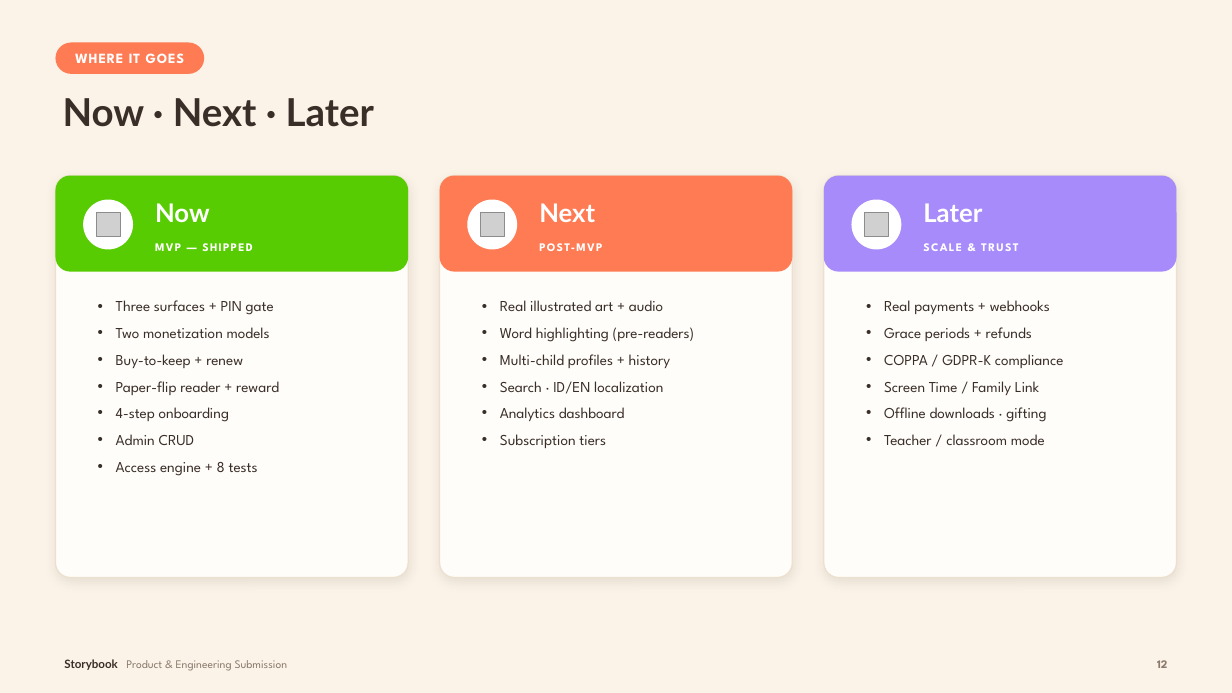
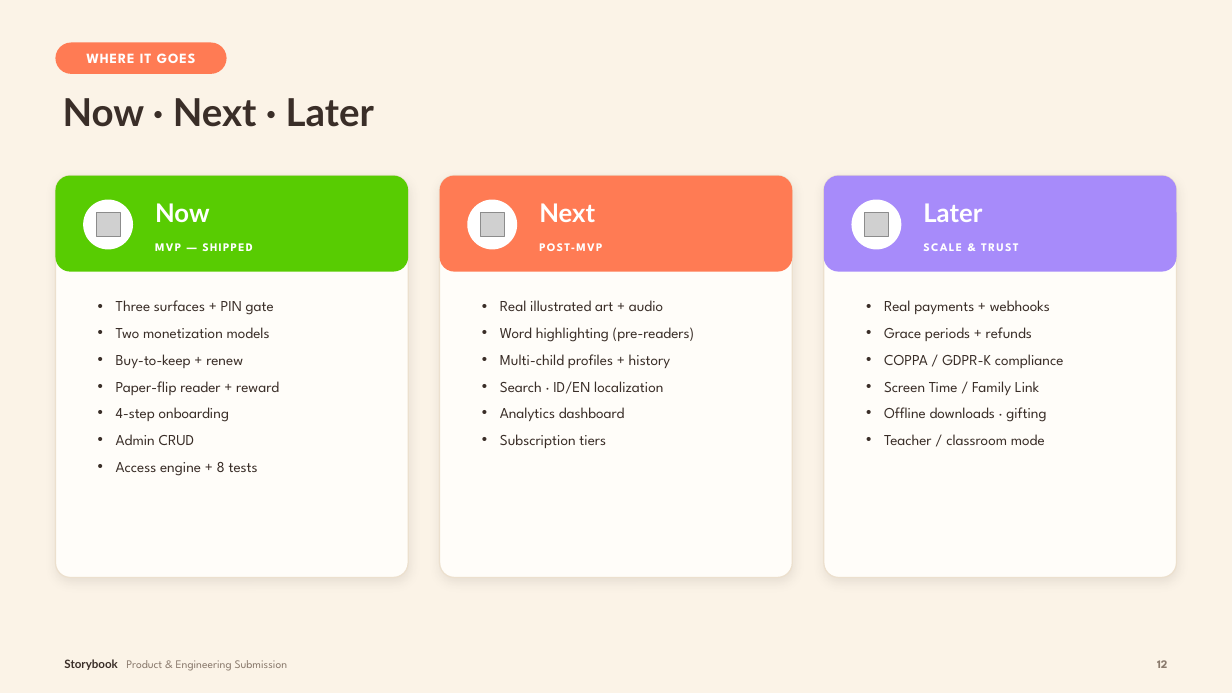
Before and after one commit to rayhanyovi/storybook, a slide deck: slide 12 of deck/Storybook.pptx. Drawn at 1232x693 pixels with LibreOffice and Linux fonts; fonts in the diff are those of the drawing; grey boxes stand for pictures. Boxes give left, top, right and bottom in pixels: in the first picture for what was removed or moved away, otherwise in the second. Text is boxed around its words. In the diff, an @@ line names an element or a change of style, - is before the commit and + after.

```diff
--- a/deck/Storybook.pptx
+++ b/deck/Storybook.pptx
@@ text "WHERE IT GOES": place and size @@
-text "WHERE IT GOES" at box(75, 53, 185, 63)
+text "WHERE IT GOES" at box(86, 53, 196, 63)
@@ rounded rectangle: place and size @@
-rounded rectangle at box(55, 43, 204, 74)
+rounded rectangle at box(55, 43, 226, 74)
```
Also in this commit, not shown: 15 other slides changed, 12 other files.
